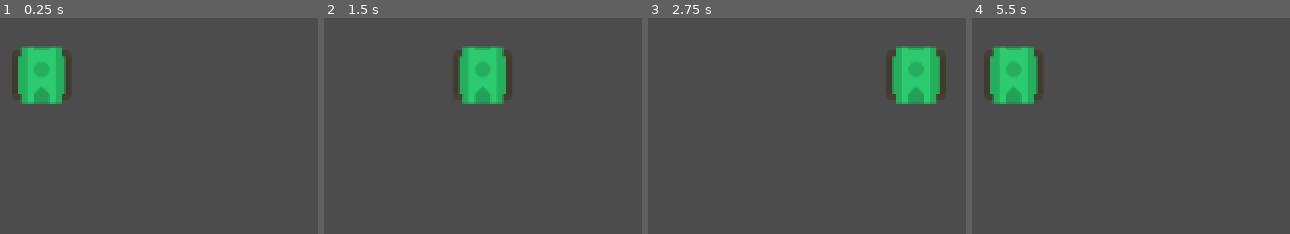
Above: before the commit, frames 1-4 (left to right).
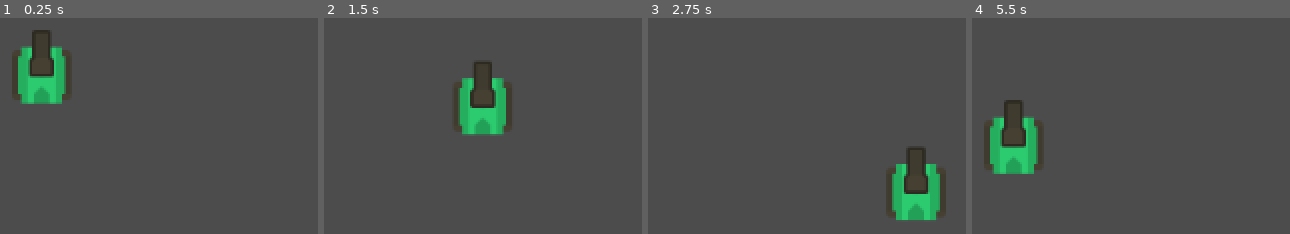
Above: after the commit, the same moments.

Repository: soapmactavish23/rogue_tank
Game: Godot game, scene res://scenes/test_area.tscn
Two runs of this game, one before a commit and one after it. Both use one fixed random seed, a clock stepped at 60 frames per second and the inputs below.
Inputs:
- Up to frame 1 (0.25 s): no input
- Up to frame 2 (1.5 s): tap Enter at 0.5 s; hold Right (ui_right) 0.53-1.28 s; hold Down (ui_down) from 1.28 s (still down)
- Up to frame 3 (2.75 s): release Down (ui_down) at 2.03 s; hold Right (ui_right) from 2.03 s (still down)
- Up to frame 4 (5.5 s): release Right (ui_right) at 2.78 s; hold Up (ui_up) 2.78-3.53 s; hold Left (ui_left) 3.53-5.03 s; hold Down (ui_down) from 5.03 s (still down)

The runs differ from the first frame. In frame 1, 1.5% of the frame differs, in the area x 8-17%, y 5-28%; in frame 2, 6.2%; in frame 3, 9.7%, in the area x 74-94%, y 12-94%; in frame 4, 9.6%.

Commit message:
Controle e input do movimento vertical do tanque

Diff:
--- a/scenes/tank.tscn
+++ b/scenes/tank.tscn
@@ -1,7 +1,8 @@
-[gd_scene load_steps=3 format=2]
+[gd_scene load_steps=4 format=2]
 
 [ext_resource path="res://sprites/tankBody_green.png" type="Texture" id=1]
 [ext_resource path="res://scripts/tank.gd" type="Script" id=2]
+[ext_resource path="res://sprites/tankDark_barrel1_outline.png" type="Texture" id=3]
 
 [node name="Tank" type="KinematicBody2D"]
 script = ExtResource( 2 )
@@ -10,4 +11,11 @@
 texture = ExtResource( 1 )
 
 [node name="poly" type="CollisionPolygon2D" parent="."]
-polygon = PoolVector2Array( -18, -16, -20, -7, -19, 16, -14, 16, -12, 18, 13, 18, 18, 15, 19, -12, 12, -18, -12, -18 )
+visible = false
+polygon = PoolVector2Array( -18, -16, -20, -7, -19, 16, -16, 18, -12, 18, 13, 18, 18, 15, 19, -12, 12, -18, -12, -18 )
+
+[node name="barrel" type="Node2D" parent="."]
+
+[node name="sprite" type="Sprite" parent="barrel"]
+texture = ExtResource( 3 )
+offset = Vector2( 0, -14 )
--- a/scripts/tank.gd
+++ b/scripts/tank.gd
@@ -8,13 +8,18 @@
 func _process(delta):
 
 	var dir_x = 0
+	var dir_y = 0
 
 	if Input.is_action_pressed("ui_right"):
 		dir_x += 1
 	if Input.is_action_pressed("ui_left"):
 		dir_x -= 1
+	if Input.is_action_pressed("ui_up"):
+		dir_y -= 1
+	if Input.is_action_pressed("ui_down"):
+		dir_y += 1
 
 
-	translate(Vector2(dir_x, 0) * delta * speed)
+	translate(Vector2(dir_x, dir_y) * delta * speed)
 
 	pass
